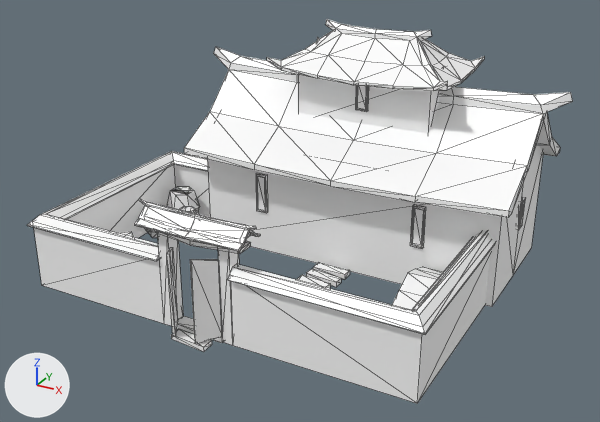
What one commit did to the COLLADA model art/meshes/structural/chin_house_c.dae.
The view is the same before and after, from a 50 mm camera at (16.9, -31.4, 18.4) aimed at (-0.1, -0.5, 3.0). Lighting does not change. The marker at lower left points along +X, +Y and +Z. Mesh edges are drawn as thin lines. Where no turn or scale is listed for an object, it has been applied to the vertices.
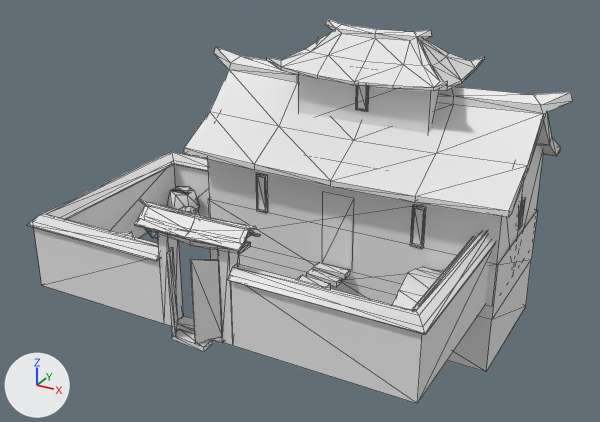
The newer file is also rescaled (x0.0235) as a whole; pictures and numbers use the older file's frame.

The change in detail:
me_chin_house_c_mesh is used by ob_mesh; location (0.0, 0.0, 0.0).
me_chin_house_c_mesh had 664 vertices, 1081 faces and spanned x -10.1..10.5, y -8.4..8.4, z -0.2..11.0.
me_chin_house_c_mesh now has 660 vertices, 1043 faces and spans x -10.1..10.5, y -8.4..8.4, z -3.5..11.0.
me_chin_house_c_mesh part 1: a new loose piece of 14 vertices spanning x -6.1..9.0, y 0.6..7.4, z -3.5..2.0.
Part 2, on me_chin_house_c_mesh:
22 vertices are removed from x -2.4..5.3, y 2.0..6.0, z 5.9..9.2.
60 faces are deleted.
6 vertices move from x -1.9..4.8, y 2.5..5.5, z 9.2..9.4 to x -1.9..4.8, y 2.5..5.5, z 9.2.
4 vertices are added at (2.1, 0.6, 3.7), (0.5, 0.6, 3.7), (2.1, 0.6, 0.0), (0.5, 0.6, 0.0).
2 new faces join them.
me_chin_house_c_mesh part 3: 1021 faces spanning x -10.1..10.5, y -8.4..8.4, z -0.2..11.0 switch from mat_material_003 (white #ffffff) to no material.

Location of each change, [x1, y1, x2, y2] in pixels of the pictures (600 x 422 px):
part 1 of me_chin_house_c_mesh, added: after [208, 199, 538, 372]
part 2 of me_chin_house_c_mesh, cut back: before [298, 74, 441, 133]; after [298, 74, 441, 271]
part 3 of me_chin_house_c_mesh, recoloured: [27, 19, 573, 403] in both
